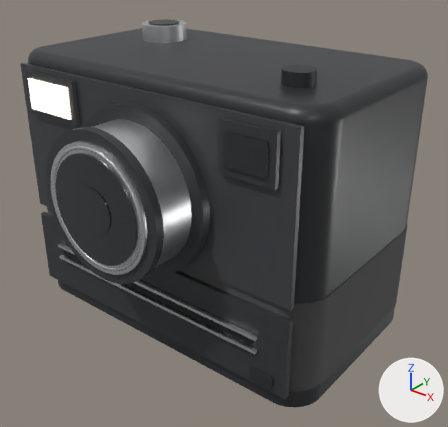
The glTF model app/api/cad/prebuilt/showcase_instant_camera/model_v1.glb as it was, and as the next commit left it.
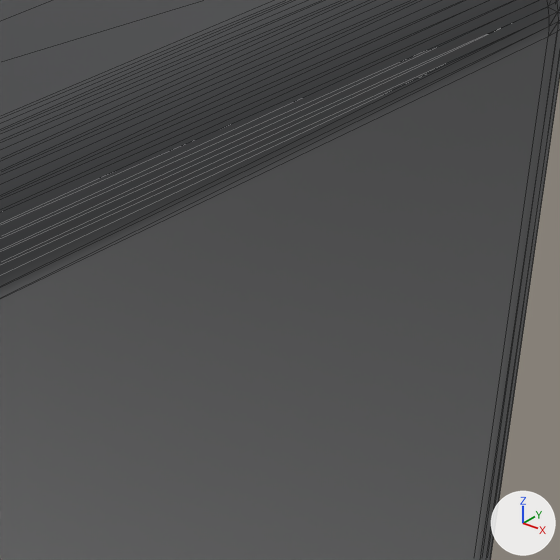
The first picture shows the older version from a 50 mm lens placed at (0.162, -0.198, 0.168), pointed at (0.011, -0.01, 0.051). The close-ups show the older and then the newer version on the part from 79% to 95% of the width and 18% to 35% of the height of that picture. Only the edits that show in the close-ups are written down. Lighting does not change. The marker at lower right points along +X, +Y and +Z. The close-ups show mesh edges as thin lines. Where no turn or scale is listed for an object, it has been applied to the vertices.

Objects in the first close-up: 'body.1'.
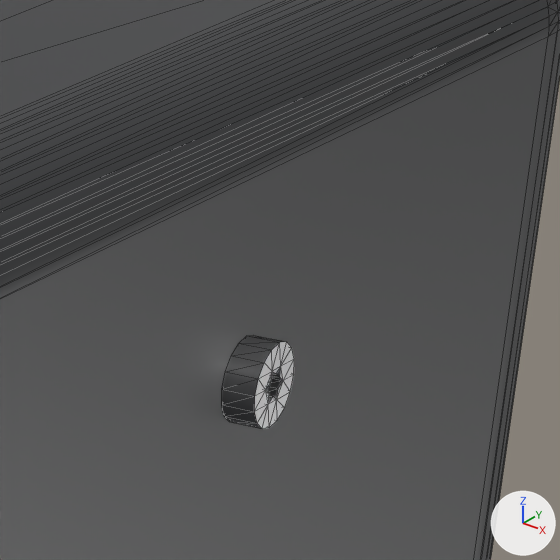
Where the newer file only moved an object's origin or applied its transform, the numbers keep the older frame.

Boxes [x1, y1, x2, y2] around the edits, measured in the close-ups (560 x 560 px):
'steel.132', added
    after: [222, 335, 294, 429]

Diff of the bpy script that builds the scene:
```diff
--- a/app/api/cad/prebuilt/showcase_instant_camera/model_v1.glb.py
+++ b/app/api/cad/prebuilt/showcase_instant_camera/model_v1.glb.py
@@ me_steel_132 @@
+me_steel_132.from_pydata(...)  # 88 vertices, 172 faces; spans x 0.0695..0.0771, y -0.002..0.002, z 0.01216..0.01616
+me_steel_132.materials.append(mat_stainless_steel_304)  # white #efeff0
@@ ob_steel_132 @@
+ob_steel_132 = bpy.data.objects.new('steel.132', me_steel_132)
+ob_steel_132.location = (0.0, 0.0, 0.08732)
```
